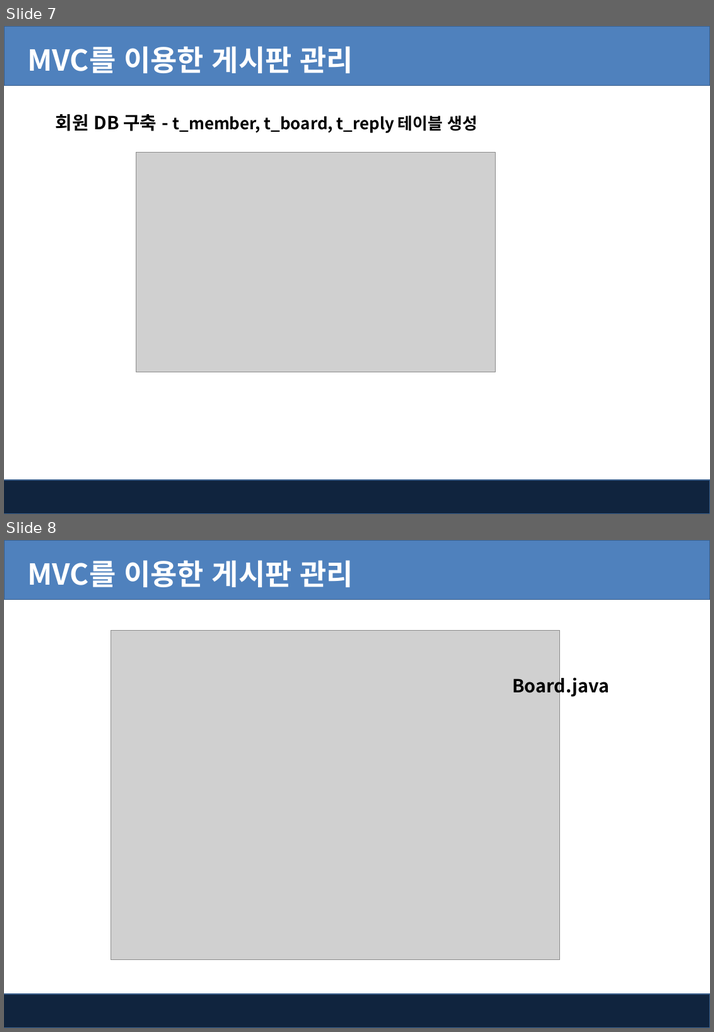
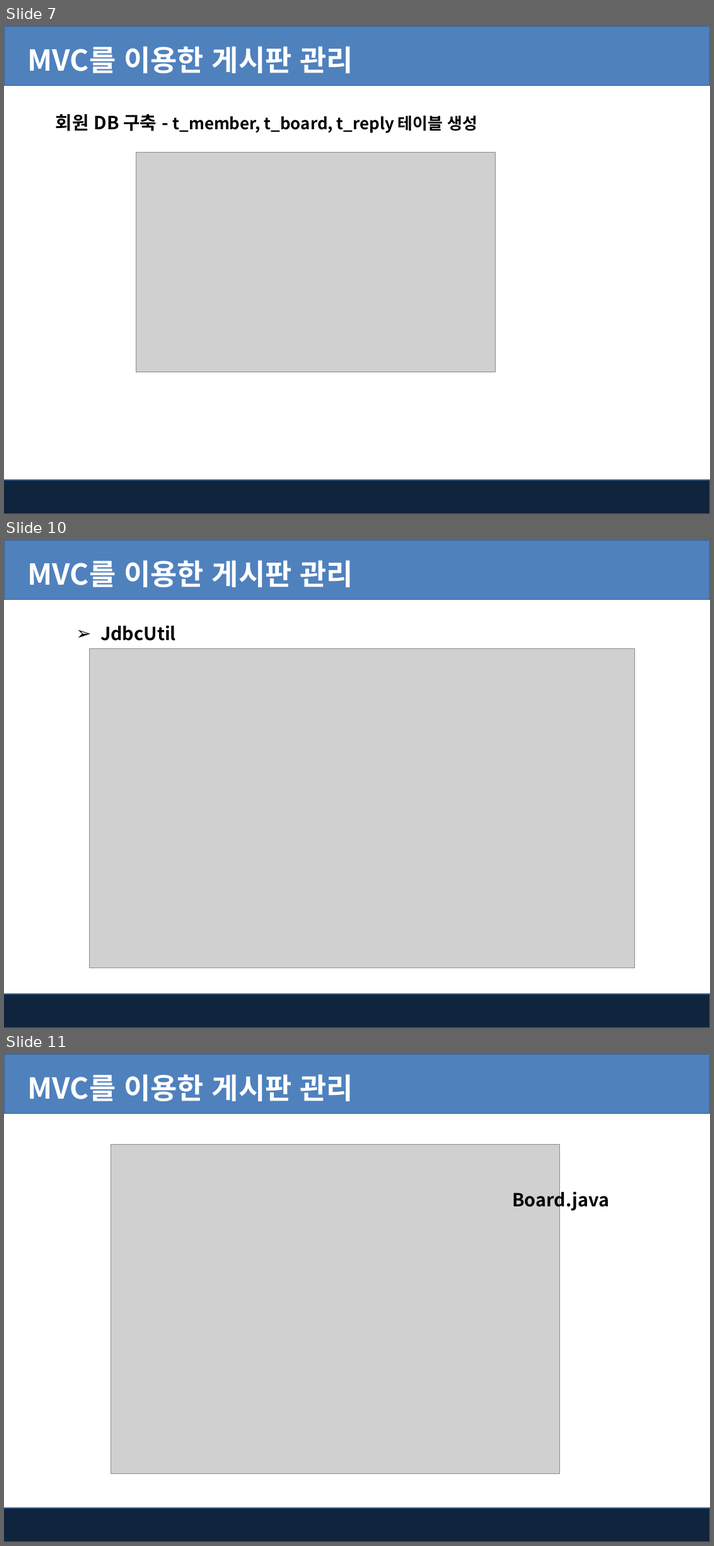
Before and after one commit to kiyongee2/green_project_web, a slide deck: jsp_ppt/10-3장. Jsp - MVC 게시판관리(mysql).pptx. Shown one above the other, each under a label of ours: slides 7 and 8 before the commit, slides 7, 10 and 11 after it; the slides between them are not shown. The pictures are 714x1032 and 714x1546 pixels, drawn with LibreOffice and Linux fonts; fonts in the diff are those of the drawing; grey boxes stand for pictures; background and template pictures are left out. Boxes give left, top, right and bottom in pixels: in the first picture for what was removed or moved away, otherwise in the second. Text is boxed around its words. In the diff, an @@ line names an element or a change of style, - is before the commit and + after.

```diff
--- a/jsp_ppt/10-3장. Jsp - MVC 게시판관리(mysql).pptx
+++ b/jsp_ppt/10-3장. Jsp - MVC 게시판관리(mysql).pptx
@@ slide 10 added at box(4, 540, 710, 1028), background #FFFFFF; not listed: 2 template elements that a slide beside it also shows @@
@@ text added at box(28, 560, 354, 587), 32 pt, text #FFFFFF, bold @@
+MVC를 이용한 게시판 관리
@@ text added at box(100, 625, 176, 641), 20 pt, text #000000, bold @@
+➢ JdbcUtil
@@ picture added at box(89, 649, 634, 968) @@
@@ what was slide 8 is now slide 11 @@
```
Also in this commit, not shown: 2 other slides added, 2 other files.
